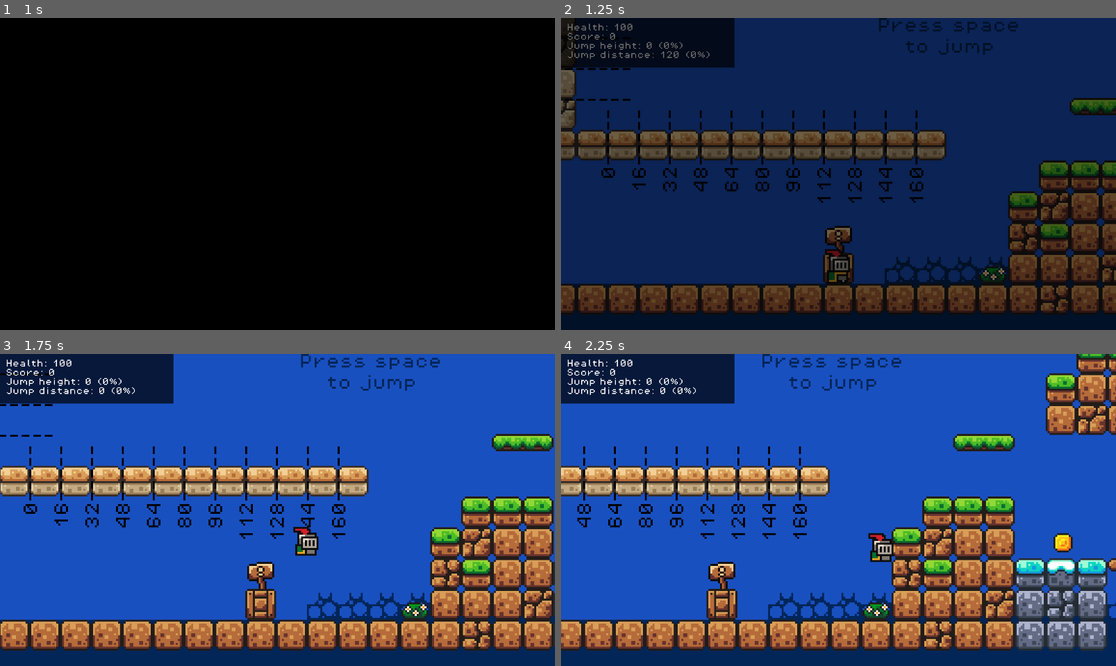
Above: before the commit, frames 1-4 (two rows, left to right).
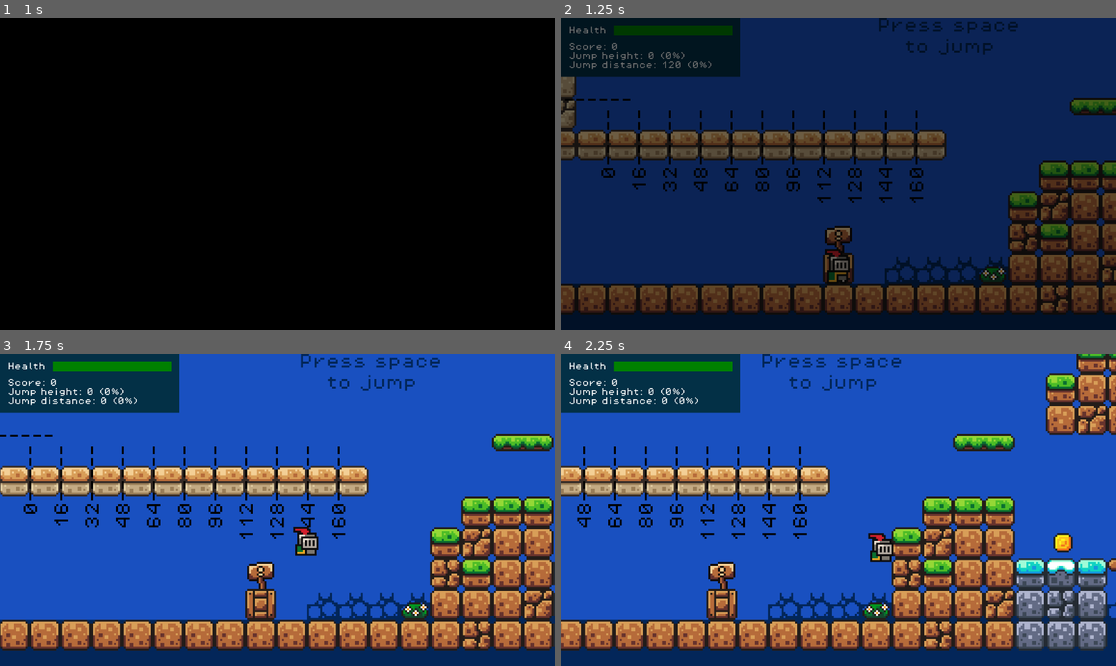
Above: after the commit, the same moments.

Repository: markplewis/2d-platformer-basic
Game: Godot game, scene res://scenes/main.tscn
The game is run twice, just before and just after one commit, with the same random seed, the same clock (stepped at 60 frames per second) and the same inputs.
Inputs:
- Up to frame 1 (1 s): click "Start Game" at 0.5 s
- Up to frame 2 (1.25 s): no input
- Up to frame 3 (1.75 s): tap Space (jump) at 1.25, 1.52 s; hold Right (move_right) from 1.28 s (still down); tap W (interact) at 1.35 s
- Up to frame 4 (2.25 s): keep holding Right (move_right); tap Space (jump) at 2 s; tap Shift (run) at 2.1 s

Frame 1 is identical in both runs. In frame 2, 2.8% of the frame differs, in the area x 0-33%, y 0-19%; in frame 3, 2.7%; in frame 4, 2.7%.

Commit message:
Adds health bar to player HUD

Diff:
--- a/autoloads/scene_manager.gd
+++ b/autoloads/scene_manager.gd
@@ -11,7 +11,6 @@
 var _loading_screen_scene: PackedScene = preload("res://scenes/ui/loading_screen.tscn") ## Reference to loading screen PackedScene
 var _loading_screen: LoadingScreen ## Reference to loading screen instance
 
-var _transition: String = "" ## Transition being used for current load
 var _load_progress_timer: Timer ## Timer used to check in on load progress
 var _load_scene_into: Node = null ## Node into which we're loading the new scene, defaults to [code]get_tree().root[/code] if left [code]null[/null]
 var _scene_to_unload: Node = null ## Node we're unloading. In almost all cases, SceneManager will be used to swap betwe …(303 unchanged characters)…
@@ -55,11 +54,10 @@
 
 
 func _add_loading_screen(transition_type: String = "fade_to_black"):
-  _transition = "no_to_transition" if transition_type == "no_transition" else transition_type
   _loading_screen = _loading_screen_scene.instantiate() as LoadingScreen
   _ui_canvas.add_child(_loading_screen)
   _ui_canvas.move_child(_loading_screen, -1) # Position on top layer
-  _loading_screen.start_transition(_transition)
+  _loading_screen.start_transition(transition_type)
 
   await _loading_screen.anim_player.animation_finished
   # Alternatively, could also use:
--- a/scenes/main.tscn
+++ b/scenes/main.tscn
@@ -40,7 +40,6 @@
 [connection signal="acquired_item" from="Player" to="." method="_on_player_acquired_item"]
 [connection signal="dead" from="Player" to="." method="_on_player_dead"]
 [connection signal="dying" from="Player" to="." method="_on_player_dying"]
-[connection signal="dying" from="Player" to="UICanvas/HUD" method="_on_player_dying"]
 [connection signal="health_changed" from="Player" to="UICanvas/HUD" method="_on_player_health_changed"]
 [connection signal="jump_ended" from="Player" to="UICanvas/HUD" method="_on_player_jump_ended"]
 [connection signal="jump_started" from="Player" to="UICanvas/HUD" method="_on_player_jump_started"]
--- a/scenes/ui/hud.tscn
+++ b/scenes/ui/hud.tscn
@@ -1,25 +1,64 @@
-[gd_scene load_steps=3 format=3 uid="uid://s2j02r8e6flk"]
+[gd_scene load_steps=6 format=3 uid="uid://s2j02r8e6flk"]
 
 [ext_resource type="Script" path="res://scripts/ui/hud.gd" id="1_a4q6m"]
 [ext_resource type="FontFile" uid="uid://bxjubaf4wm1rg" path="res://assets/fonts/PixelOperator8.ttf" id="2_ddfxi"]
 
+[sub_resource type="StyleBoxFlat" id="StyleBoxFlat_ag2ck"]
+content_margin_left = 16.0
+content_margin_top = 16.0
+content_margin_right = 16.0
+content_margin_bottom = 16.0
+bg_color = Color(0.0132662, 0.18906, 0.273725, 1)
+
+[sub_resource type="StyleBoxFlat" id="StyleBoxFlat_s63ok"]
+bg_color = Color(0.00343967, 0.0903336, 0.141868, 1)
+
+[sub_resource type="StyleBoxFlat" id="StyleBoxFlat_ftkfw"]
+bg_color = Color(0.0314754, 0.312686, 0.443146, 1)
+
 [node name="HUD" type="Control"]
 layout_mode = 3
-anchors_preset = 0
+anchors_preset = 15
+anchor_right = 1.0
+anchor_bottom = 1.0
+grow_horizontal = 2
+grow_vertical = 2
 script = ExtResource("1_a4q6m")
 
-[node name="ColorRect" type="ColorRect" parent="."]
+[node name="PanelContainer" type="PanelContainer" parent="."]
 layout_mode = 0
-offset_right = 360.0
-offset_bottom = 103.0
-color = Color(0, 0, 0, 0.7)
+offset_right = 40.0
+offset_bottom = 40.0
+theme_override_styles/panel = SubResource("StyleBoxFlat_ag2ck")
 
-[node name="StatsLabel" type="Label" parent="ColorRect"]
-layout_mode = 0
-offset_left = 12.0
-offset_top = 12.0
-offset_right = 349.0
-offset_bottom = 70.0
+[node name="BoxContainer" type="BoxContainer" parent="PanelContainer"]
+layout_mode = 2
+theme_override_constants/separation = 16
+vertical = true
+
+[node name="HBoxContainer" type="HBoxContainer" parent="PanelContainer/BoxContainer"]
+layout_mode = 2
+theme_override_constants/separation = 16
+
+[node name="Label" type="Label" parent="PanelContainer/BoxContainer/HBoxContainer"]
+layout_mode = 2
+theme_override_fonts/font = ExtResource("2_ddfxi")
+theme_override_font_sizes/font_size = 16
+text = "Health"
+
+[node name="ProgressBar" type="ProgressBar" parent="PanelContainer/BoxContainer/HBoxContainer"]
+unique_name_in_owner = true
+custom_minimum_size = Vector2(50, 20)
+layout_mode = 2
+size_flags_horizontal = 3
+theme_override_styles/background = SubResource("StyleBoxFlat_s63ok")
+theme_override_styles/fill = SubResource("StyleBoxFlat_ftkfw")
+show_percentage = false
+
+[node name="StatsLabel" type="Label" parent="PanelContainer/BoxContainer"]
+unique_name_in_owner = true
+custom_minimum_size = Vector2(340, 50)
+layout_mode = 2
 theme_override_fonts/font = ExtResource("2_ddfxi")
 theme_override_font_sizes/font_size = 16
 text = "Stats"
--- a/scripts/enemies/green_slime.gd
+++ b/scripts/enemies/green_slime.gd
@@ -14,14 +14,13 @@
 
 var _direction: int = 1
 var _is_stunned: bool = false
-var _progress_bar_style_box: StyleBoxFlat;
+var _progress_bar_style_box: StyleBoxFlat = StyleBoxFlat.new()
 
 
 func _ready() -> void:
   _progress_bar.max_value = _health
   _progress_bar.value = _health
 
-  _progress_bar_style_box = StyleBoxFlat.new()
   _progress_bar.add_theme_stylebox_override("fill", _progress_bar_style_box)
   _progress_bar_style_box.bg_color = Color(Color.LIME_GREEN)
   _progress_bar_style_box.border_width_left = 1
--- a/scripts/enemies/purple_slime.gd
+++ b/scripts/enemies/purple_slime.gd
@@ -19,7 +19,7 @@
 var _is_stunned: bool = false
 var _is_attacking: bool = false
 var _knockback_direction: int = 0
-var _progress_bar_style_box: StyleBoxFlat;
+var _progress_bar_style_box: StyleBoxFlat = StyleBoxFlat.new()
 
 # https://docs.godotengine.org/en/stable/tutorials/physics/using_character_body_2d.html
 # https://www.reddit.com/r/godot/comments/13cgr2b/how_to_get_collision_detected_with/
@@ -29,7 +29,6 @@
   _progress_bar.max_value = _health
   _progress_bar.value = _health
 
-  _progress_bar_style_box = StyleBoxFlat.new()
   _progress_bar.add_theme_stylebox_override("fill", _progress_bar_style_box)
   _progress_bar_style_box.bg_color = Color(Color.LIME_GREEN)
   _progress_bar_style_box.border_width_left = 1
--- a/scripts/player/player.gd
+++ b/scripts/player/player.gd
@@ -59,13 +59,13 @@
 var _is_damaged: bool = false
 var _is_dead: bool = false
 
-var _score_default: int = 0
-var _health_default: int = 100
-var _attack_strength_default: int = 15
-var _defence_strength_default: int = 5
+const _score_default: int = 0
+const _health_max: int = 100
+const _attack_strength_default: int = 15
+const _defence_strength_default: int = 5
 
 var _score: int = _score_default
-var _health: int = _health_default
+var _health: int = _health_max
 var _attack_strength: int = _attack_strength_default
 var _defence_strength: int = _defence_strength_default
 
@@ -100,7 +100,7 @@
   if _interact_button_just_pressed:
     interacted.emit(self)
 
-  _attack()
+  _attack_collision_check()
 
   if _pause_button_just_pressed:
     paused_game.emit()
@@ -193,21 +193,31 @@
 
 # Death
 
+# Ater I die, then I immediately die on contact with purple slime the next time. WTF?!
+
 
 func die() -> void:
-  _is_dead = true;
-  _disable_movement()
-  _disable_collider()
-  velocity.y = -150.0
-  set_score(_score_default)
-  set_health(_health_default)
-  dying.emit()
-  get_tree().create_timer(0.6).timeout.connect(func(): dead.emit())
+  if not _is_dead:
+    _is_dead = true;
+    _disable_movement()
+    _disable_collider()
+    #print("Die")
+    set_health(0)
+    velocity.y = -150.0
+    dying.emit()
+
+    get_tree().create_timer(0.6).timeout.connect(func():
+      dead.emit()
+    )
 
 
 func _resurrect() -> void:
-  _is_dead = false;
-  resurrected.emit()
+  if _is_dead:
+    _is_dead = false;
+    set_score(_score_default)
+    #print("Resurrect")
+    set_health(_health_max)
+    resurrected.emit()
 
 
 # Interactions
@@ -219,7 +229,7 @@
   opened_door.emit(dict)
 
 
-func _attack() -> void:
+func _attack_collision_check() -> void:
   var entityCollider: Object = null
   var entity: Node2D = null
 
@@ -249,8 +259,7 @@
 # Score
 
 
-func get_score() -> int:
-  return _score
+#func get_score() -> int: return _score
 
 
 func set_score(value: int) -> void:
@@ -271,32 +280,32 @@
 # Health
 
 
-func get_health() -> int:
-  return _health
-
-
-func set_health(value: int) -> void:
-  if value <= 0:
+#func get_health() -> int: return _health
+
+
+func set_health(new_value: int) -> void:
+  if new_value == _health:
+    return
+  elif new_value == 0:
     die()
-    return
-  if value < _health:
+  elif new_value < _health:
     _damage()
-  _health = value
+
+  #print("Health set: ", new_value)
+  _health = new_value
   health_changed.emit(_health)
 
 
-func increase_health(value: int = 10) -> void:
-  _health += value
-  health_changed.emit(_health)
-
-
-func decrease_health(value: int = 10) -> void:
-  _health -= value
-  if _health <= 0:
-    die()
-    return
-  _damage()
-  health_changed.emit(_health)
+func increase_health(value: int) -> void:
+  var new_value: int = clamp(_health + value, 0, _health_max)
+  #print("Health increased: ", new_value)
+  set_health(new_value)
+
+
+func decrease_health(value: int) -> void:
+  var new_value: int = clamp(_health - value, 0, _health_max)
+  #print("Health decreased: ", new_value)
+  set_health(new_value)
 
 
 func take_damage(_attacker: Object, value: int) -> void:
--- a/scripts/ui/hud.gd
+++ b/scripts/ui/hud.gd
@@ -1,8 +1,11 @@
 class_name HUD extends Control
 
-@onready var _stats_label: Label = $ColorRect/StatsLabel
+@onready var _stats_label: Label = %StatsLabel
+@onready var _progress_bar: ProgressBar = %ProgressBar
 
-var _health: int = 100
+var _progress_bar_style_box: StyleBoxFlat = StyleBoxFlat.new()
+var _health_initial: int = 100
+var _health: int = _health_initial
 var _score: int = 0
 
 var _jump_start_pos: Vector2 = Vector2.ZERO
@@ -16,11 +19,16 @@
 
 
 func _ready() -> void:
+  _progress_bar.max_value = _health_initial
+  _progress_bar.add_theme_stylebox_override("fill", _progress_bar_style_box)
+  _reset()
   _update_text()
 
 
 func _reset() -> void:
-  _health = 100
+  _health = _health_initial
+  _progress_bar.value = _health_initial
+  _progress_bar_style_box.bg_color = Color(Color.WEB_GREEN)
   _score = 0
   _jump_height = 0
   _jump_height_percent = 0
@@ -49,13 +57,11 @@
     multiplier = 1
 
   var format_string: String = """
-    Health: %s
     Score: %s
     Jump height: %s (%s%%)
     Jump distance: %s (%s%%)
   """
   _stats_label.text = format_string.dedent().strip_edges() % [
-    _health,
     _score,
     _jump_height,
     _jump_height_percent,
@@ -86,11 +92,6 @@
   _update_text()
 
 
-func _on_player_dying() -> void:
-  _reset()
-  _update_text()
-
-
 func _on_player_resurrected() -> void:
   _reset()
   _update_text()
@@ -98,6 +99,13 @@
 
 func _on_player_health_changed(health: int) -> void:
   _health = health
+  _progress_bar.value = _health
+
+  if _health < _health_initial / 1.5:
+    _progress_bar_style_box.bg_color = Color(Color.GOLDENROD)
+  if _health < _health_initial / 3.0:
+    _progress_bar_style_box.bg_color = Color(Color.FIREBRICK)
+
   _update_text()
 
 
